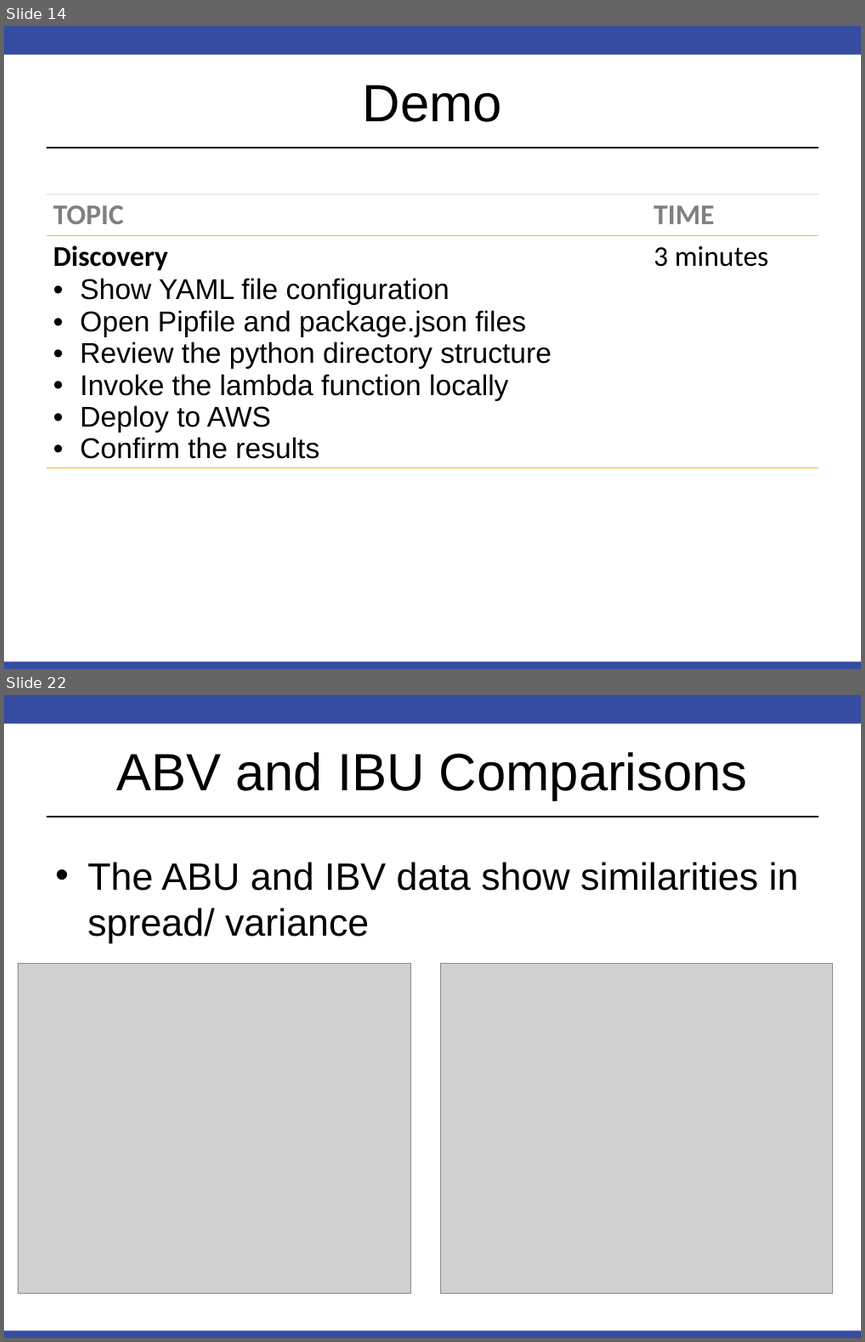
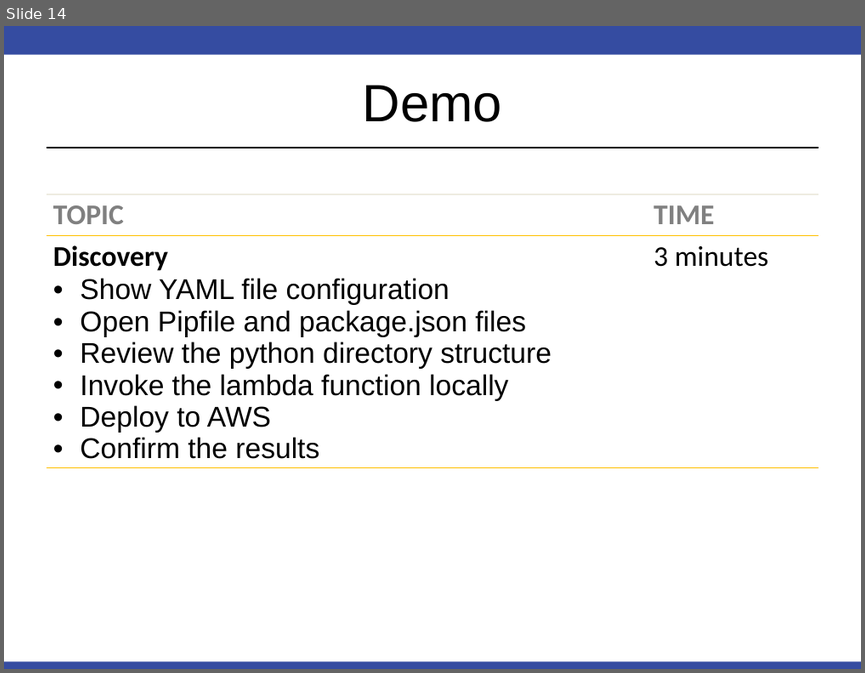
Before and after one commit to RobinsonCW/USWildfireAnalysis, a slide deck: presentation/DS7346_Cloud_Computing_Presentation.pptx. Shown one above the other, each under a label of ours: slides 14 and 22 before the commit, slide 14 after it; the slides between them are not shown. The pictures are 865x1342 and 865x673 pixels, drawn with LibreOffice and Linux fonts; fonts in the diff are those of the drawing; grey boxes stand for pictures. Boxes give left, top, right and bottom in pixels: in the first picture for what was removed or moved away, otherwise in the second. Text is boxed around its words. In the diff, an @@ line names an element or a change of style, - is before the commit and + after.

```diff
--- a/presentation/DS7346_Cloud_Computing_Presentation.pptx
+++ b/presentation/DS7346_Cloud_Computing_Presentation.pptx
@@ slide 22 removed at (x1=4, y1=695, x2=861, y2=1338), background #FFFFFF; not listed: 3 template elements that a slide beside it also shows @@
@@ title removed at (x1=116, y1=752, x2=748, y2=800) @@
-ABV and IBU Comparisons
@@ text removed at (x1=87, y1=862, x2=799, y2=943) @@
-• The ABU and IBV data show similarities in spread/ variance
@@ picture removed at (x1=18, y1=964, x2=411, y2=1293) @@
@@ picture removed at (x1=440, y1=964, x2=833, y2=1293) @@
```
Also in this commit, not shown: 1 slide added, 10 other slides removed.
